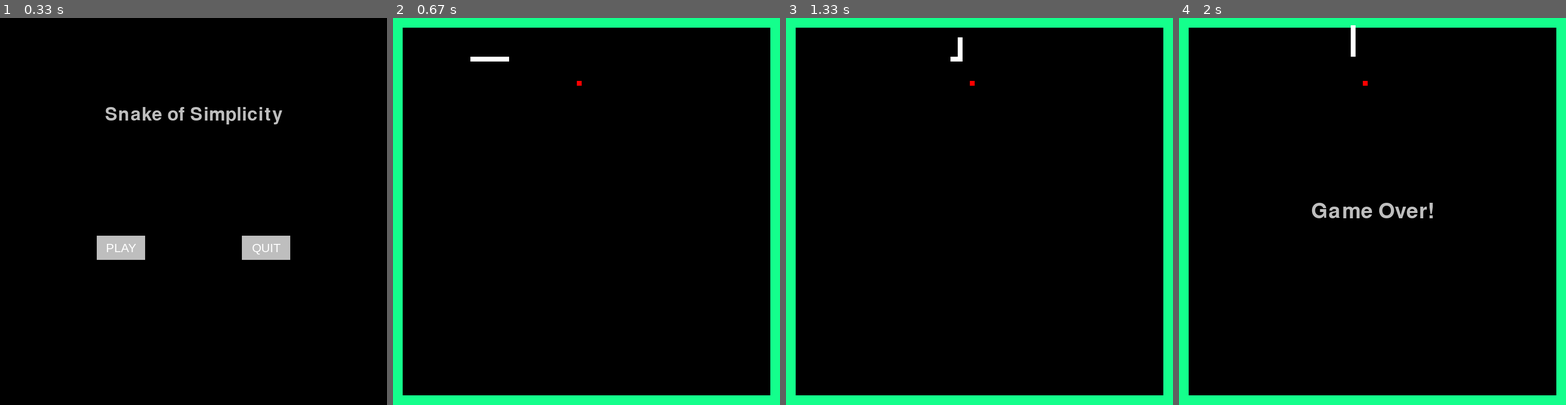
Above: before the commit, frames 1-4 (left to right).
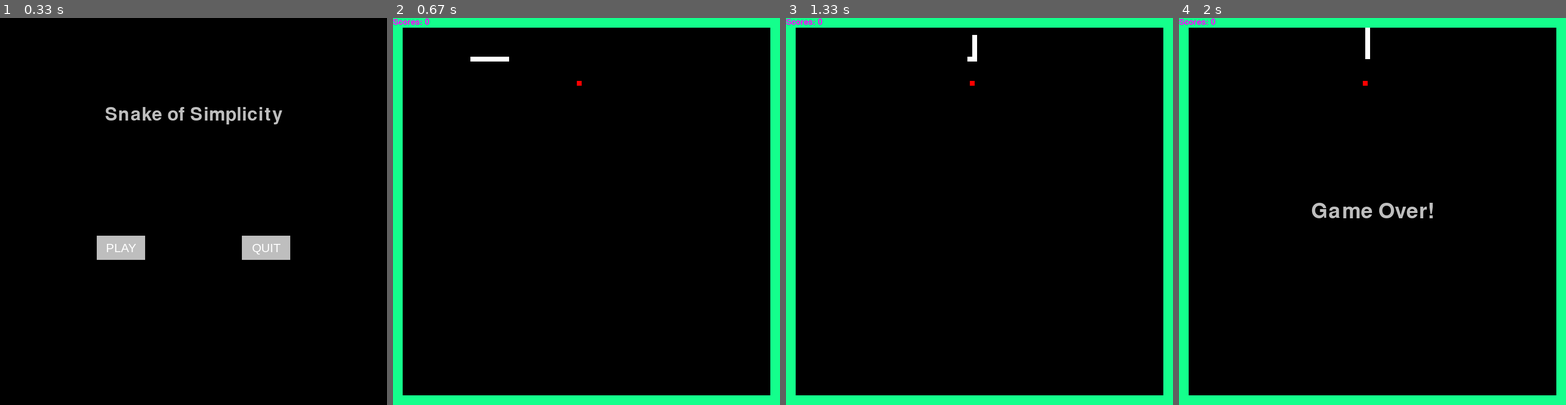
Above: after the commit, the same moments.

Repository: echocho/pygame_Snake
Game: pygame game, started from snake_class.py
The game is run twice, just before and just after one commit, with the same random seed, the same clock (stepped at 60 frames per second) and the same inputs.
Inputs:
- Up to frame 1 (0.33 s): no input
- Up to frame 2 (0.67 s): click "PLAY" at 0.42 s
- Up to frame 3 (1.33 s): hold Up from 1.17 s (still down)
- Up to frame 4 (2 s): release Up at 1.63 s

Frame 1 is identical in both runs. In frame 2, less than 0.1% of the frame differs, in the area x 0-10%, y 0-2%; in frame 3, 0.3%, in the area x 0-50%, y 0-12%; in frame 4, 0.3%.

Commit message:
Fixed snake glimmering

Diff:
--- a/snake_class.py
+++ b/snake_class.py
@@ -73,8 +73,8 @@
             World.game_over(screen)
             print('Collapse with itself')
             print('Snake.bodyList', Snake.body_list)
-            print(Snake.body_list[-1])
-            print(Snake.body_list[:-1])
+            # print(Snake.body_list[-1])
+            # print(Snake.body_list[:-1])
             self.status = True
 
 
@@ -108,6 +108,10 @@
         # draw border
         World.draw_border(screen, GREEN, SCREEN_WIDTH, SCREEN_HEIGHT, BORDER_THICKNESS)
 
+        World.score_cal(screen, score)
+
+        Snake.draw_snake(screen, WHITE)
+
         Snake.move()
 
         # check if snake eats the food and then generate new food:
@@ -130,11 +134,6 @@
 
         Food.draw_food(screen)
 
-        # World.score_cal(screen, score)
-
-        Snake.draw_snake(screen, WHITE)
-
-        # check if snake hits border
         BorderHitChecker().check()
         if BorderHitChecker().status:
             carry_on = False
@@ -144,7 +143,7 @@
             carry_on = False
 
         pygame.display.update()
-        clock.tick(50)
+        clock.tick(60)
 
 
 main_game_loop()
--- a/snake_food.py
+++ b/snake_food.py
@@ -35,7 +35,7 @@
 
         self.food_x_pos = random.randint(random_start_range, random_end_range)
         self.food_y_pos = random.randint(random_start_range, random_end_range)
-        # self.food_x_pos, self.food_y_pos = random.randint(random_start_range, random_end_range), random.randint(random_start_range, random_end_range)
+
         while self.food_x_pos % divider != 0 or self.food_y_pos % divider != 0:
             self.food_x_pos = random.randint(random_start_range, random_end_range)
             self.food_y_pos = random.randint(random_start_range, random_end_range)
--- a/snake_world.py
+++ b/snake_world.py
@@ -19,7 +19,7 @@
 
     @staticmethod
     def score_cal(surface, score):
-        font = pygame.font.SysFont(None, 20)
+        font = pygame.font.SysFont(None, 25)
         text = font.render("Scores: "+str(score), True, PURPLE)
         surface.blit(text, (0,0))
 
